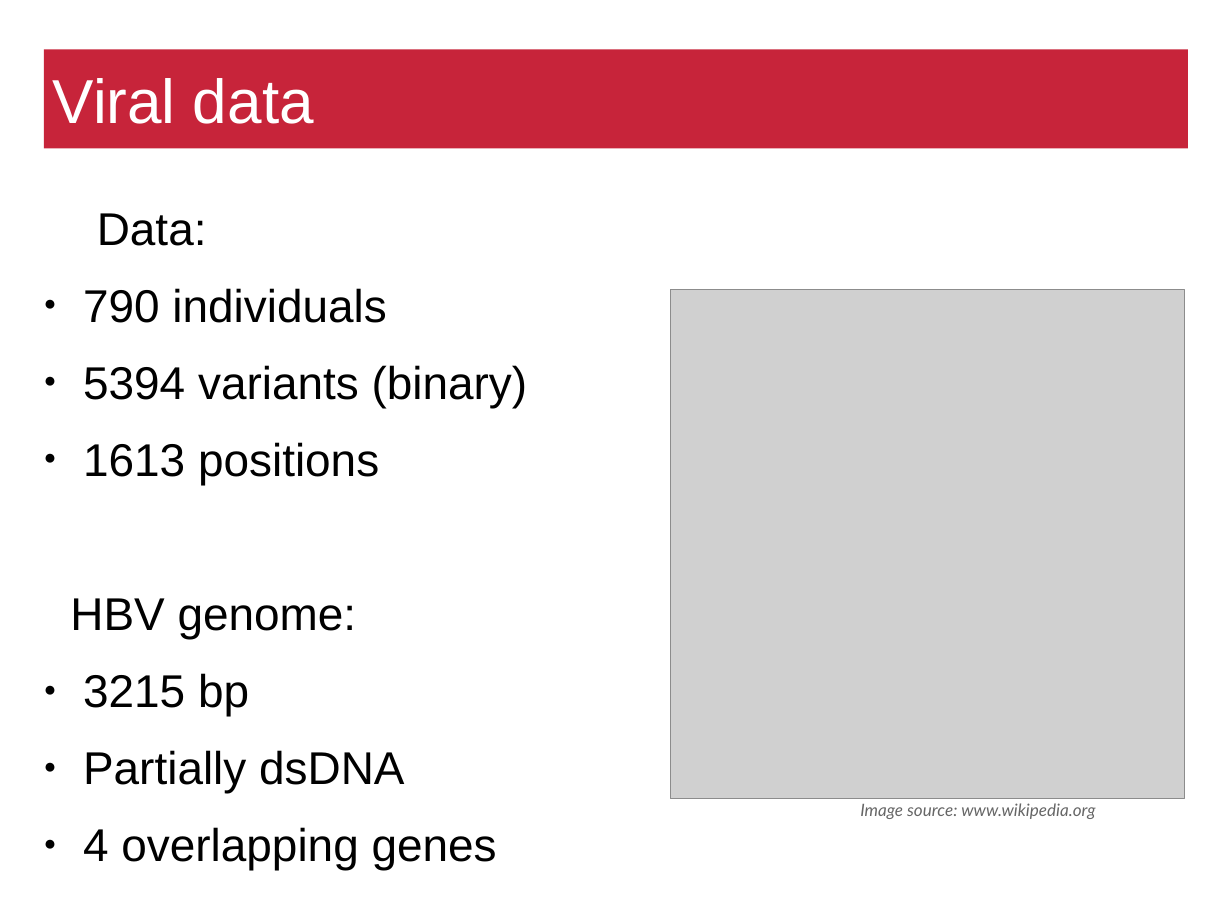
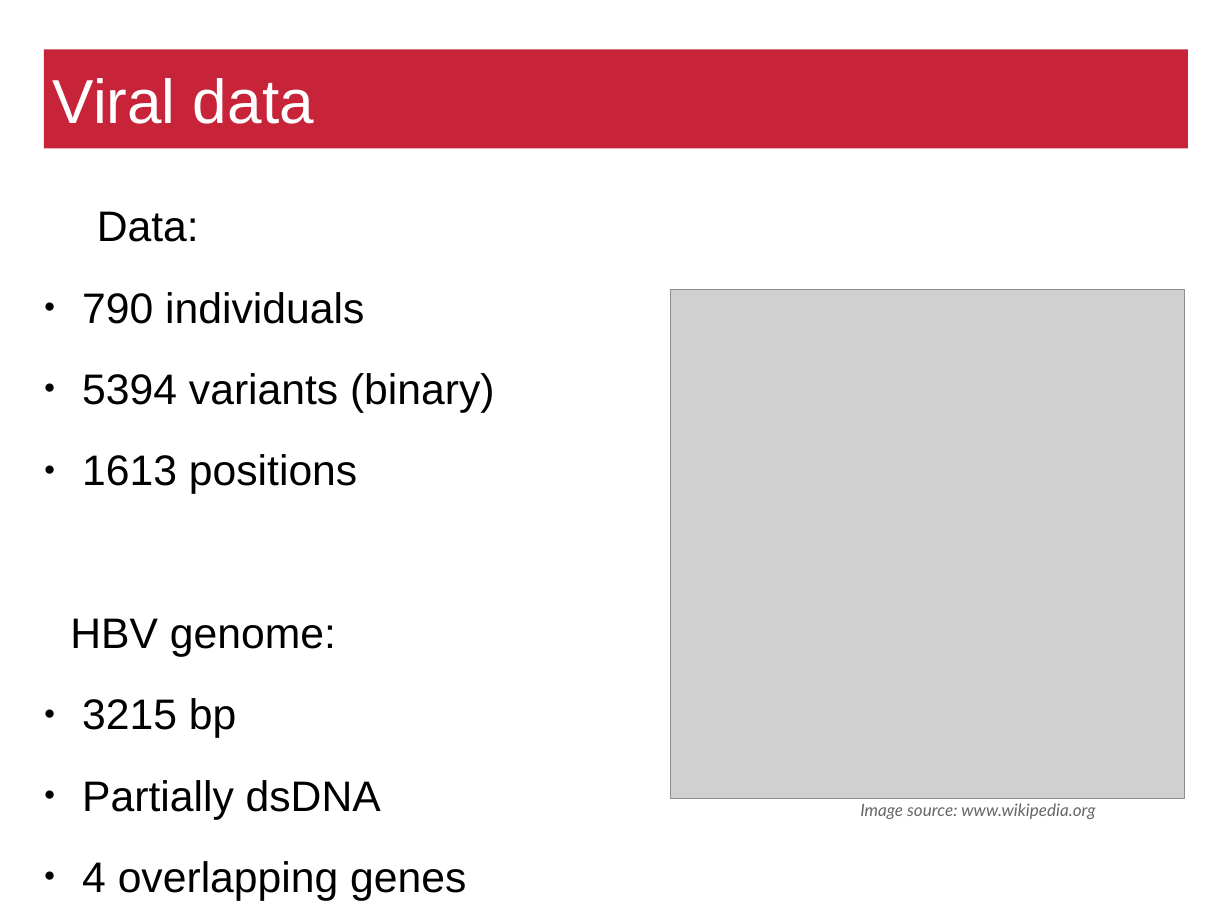
Before and after one commit to matthiaszeller/HBV, a slide deck: slide 9 of Presentation.odp (slide 11 before the commit). Drawn at 1232x924 pixels with LibreOffice and Linux fonts; fonts in the diff are those of the drawing; grey boxes stand for pictures; background and template pictures are left out. Boxes give left, top, right and bottom in pixels: in the first picture for what was removed or moved away, otherwise in the second. Text is boxed around its words. In the diff, an @@ line names an element or a change of style, - is before the commit and + after.

```diff
--- a/Presentation.odp
+++ b/Presentation.odp
@@ text "Data:" at (70, 211, 495, 901): size 29.6 to 27.5 pt; more space between paragraphs @@
```
Also in this commit, not shown: 8 other slides changed, 9 slides added, 2 slides removed.
